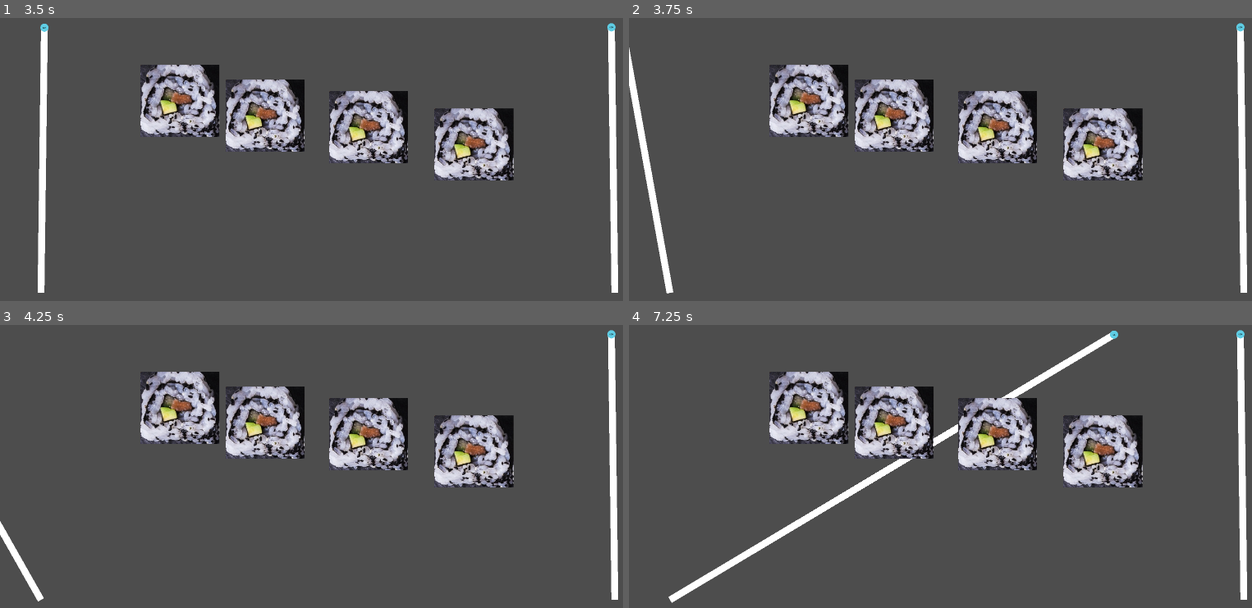
Above: before the commit, frames 1-4 (two rows, left to right).
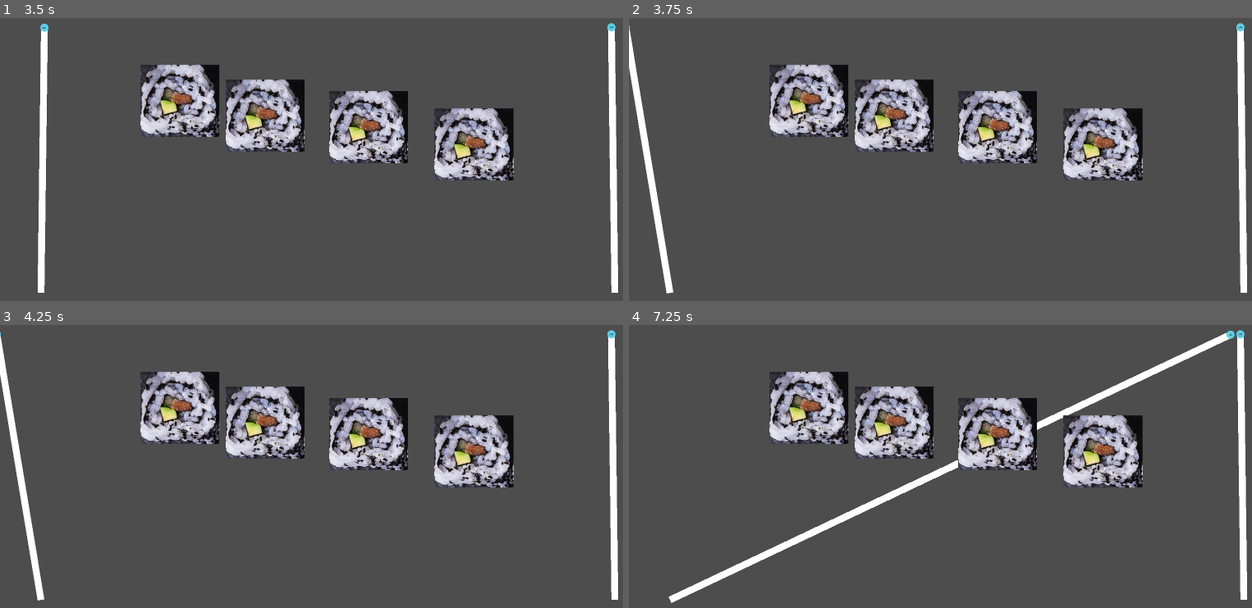
Above: after the commit, the same moments.

Repository: jrattur/GGJ-2024-RoughLaugh
Game: Godot game, scene res://GameScenes/Level1/Level1.tscn
The game is run twice, just before and just after one commit, with the same random seed, the same clock (stepped at 60 frames per second) and the same inputs. This scene is started directly instead of the project's main scene.
Inputs:
- Up to frame 1 (3.5 s): tap Enter (ui_accept) at 0.5, 0.77, 1.52, 3.02 s; hold D (l_move_right) 0.53-2.03 s; hold A (l_move_left) from 2.03 s (still down)
- Up to frame 2 (3.75 s): keep holding A (l_move_left)
- Up to frame 3 (4.25 s): keep holding A (l_move_left); tap Enter (ui_accept) at 3.77 s
- Up to frame 4 (7.25 s): release A (l_move_left) at 4.28 s; hold D (l_move_right) from 4.28 s (still down); tap Enter (ui_accept) at 4.52, 6.02, 6.77 s

Frame 1 is identical in both runs. In frame 2, 0.6% of the frame differs, in the area x 0-7%, y 2-98%; in frame 3, 1.3%; in frame 4, 3.7%, in the area x 6-98%, y 2-99%.

Commit message:
Added walls to edges

Diff:
--- a/GGJ-2024-RoughLaugh/GameScenes/Level1/Level1.tscn
+++ b/GGJ-2024-RoughLaugh/GameScenes/Level1/Level1.tscn
@@ -1,7 +1,8 @@
-[gd_scene load_steps=3 format=3 uid="uid://dcamctukbb2nv"]
+[gd_scene load_steps=4 format=3 uid="uid://dcamctukbb2nv"]
 
 [ext_resource type="PackedScene" uid="uid://6glg2m67852o" path="res://GameScenes/Prefabs/StickProjector.tscn" id="1_wkioe"]
 [ext_resource type="PackedScene" uid="uid://bxw886swyr5id" path="res://Player/sushi.tscn" id="2_6kbay"]
+[ext_resource type="PackedScene" uid="uid://b1w3grpqyvefo" path="res://GameScenes/Prefabs/Wall.tscn" id="3_gjgfo"]
 
 [node name="Level1" type="Node2D"]
 
@@ -18,3 +19,17 @@
 
 [node name="RigidBody2D4" parent="." instance=ExtResource("2_6kbay")]
 position = Vector2(1387, 464)
+
+[node name="Wall" parent="." instance=ExtResource("3_gjgfo")]
+position = Vector2(932, 1161)
+
+[node name="Wall2" parent="." instance=ExtResource("3_gjgfo")]
+position = Vector2(944, -94)
+
+[node name="Wall3" parent="." instance=ExtResource("3_gjgfo")]
+position = Vector2(-100, 521)
+rotation = 1.56747
+
+[node name="Wall4" parent="." instance=ExtResource("3_gjgfo")]
+position = Vector2(2033, 659)
+rotation = 1.55994
--- /dev/null
+++ b/GGJ-2024-RoughLaugh/GameScenes/Prefabs/Wall.tscn
@@ -0,0 +1,11 @@
+[gd_scene load_steps=2 format=3 uid="uid://b1w3grpqyvefo"]
+
+[sub_resource type="RectangleShape2D" id="RectangleShape2D_00e8o"]
+size = Vector2(2480, 160.5)
+
+[node name="Wall" type="Node2D"]
+
+[node name="StaticBody2D" type="StaticBody2D" parent="."]
+
+[node name="CollisionShape2D" type="CollisionShape2D" parent="StaticBody2D"]
+shape = SubResource("RectangleShape2D_00e8o")
